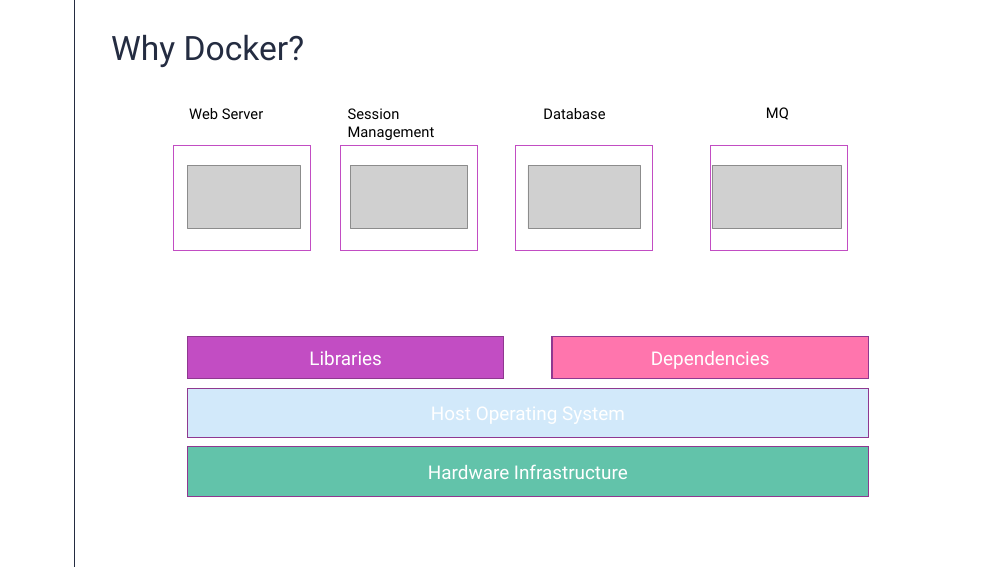
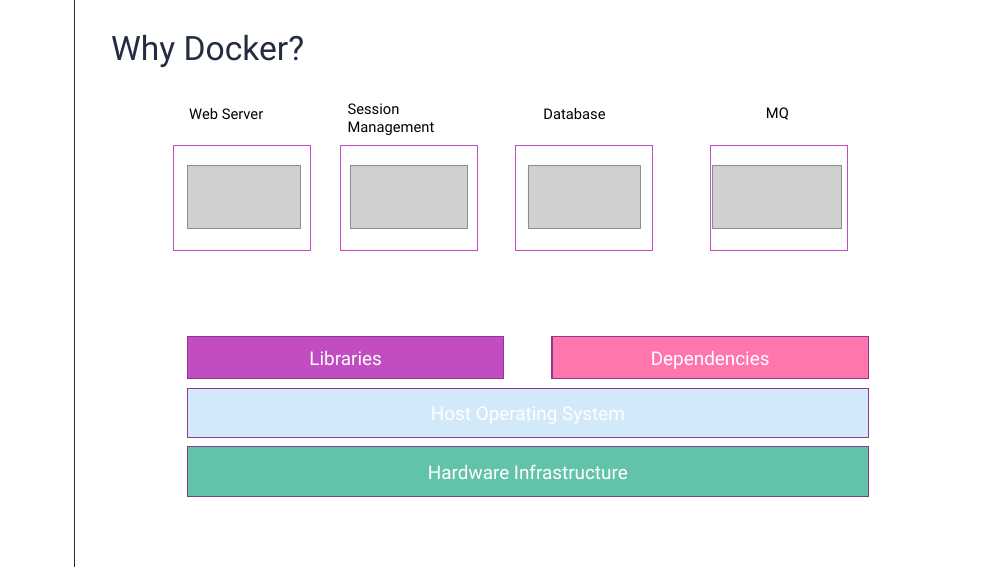
Before and after one commit to AbhilashBinkam/tech-stack-theory, a slide deck: slide 4 of Docker.pptx (slide 3 before the commit). Drawn at 1008x567 pixels with LibreOffice and Linux fonts; fonts in the diff are those of the drawing; grey boxes stand for pictures. Boxes give left, top, right and bottom in pixels: in the first picture for what was removed or moved away, otherwise in the second. Text is boxed around its words. In the diff, an @@ line names an element or a change of style, - is before the commit and + after.

Commit message:
Abhilash | modified the docker PPT

```diff
--- a/Docker.pptx
+++ b/Docker.pptx
@@ text "Session Management": place and size @@
-text "Session Management" at box(348, 108, 435, 140)
+text "Session Management" at box(348, 103, 435, 135)
```
Also in this commit, not shown: 1 other slide changed, 4 slides added, 1 slide removed.
